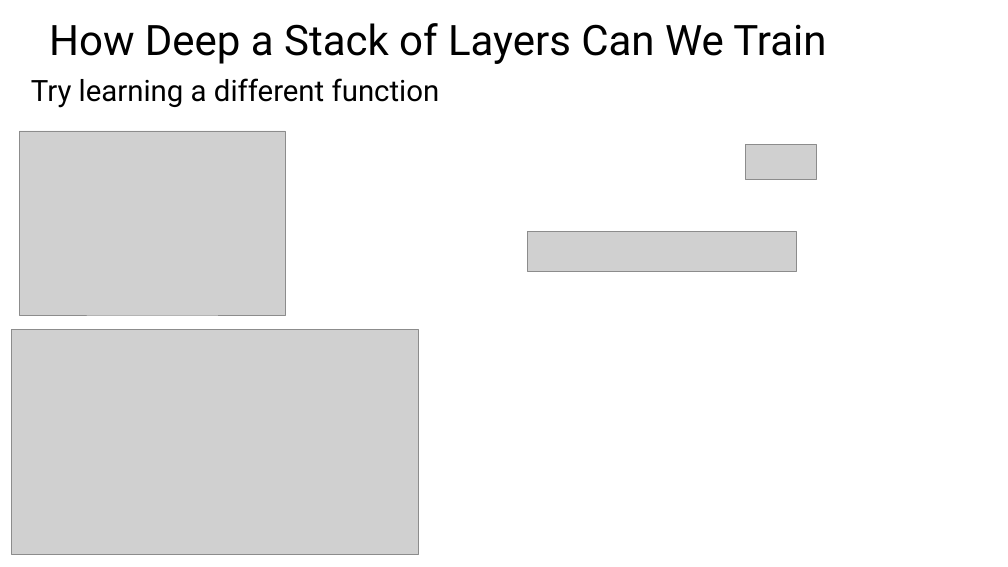
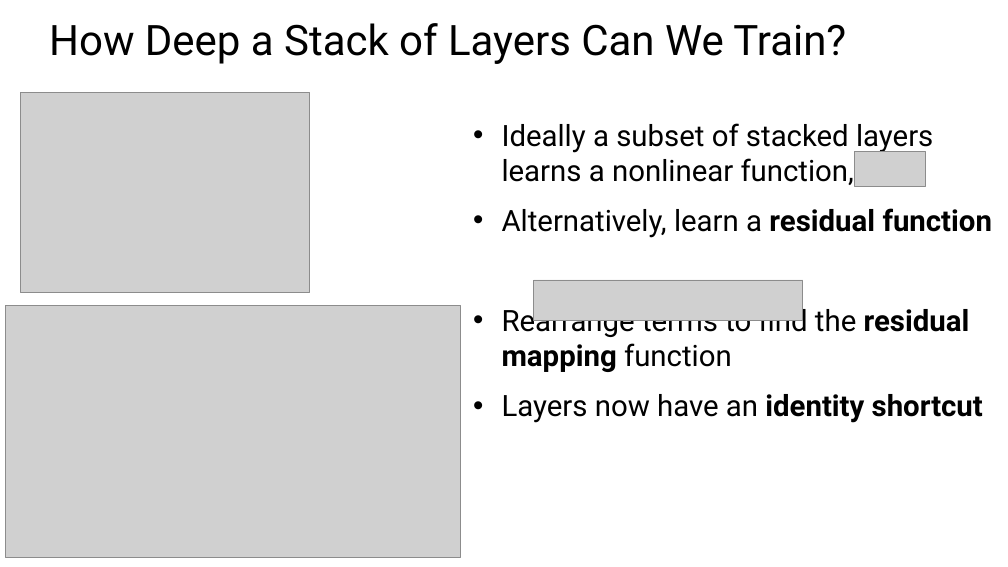
Before and after one commit to StephenElston/CSCI-E25, a slide deck: slide 45 of Slides/6_ConvolutionalNNs.pptx (slide 44 before the commit). Drawn at 1008x567 pixels with LibreOffice and Linux fonts; fonts in the diff are those of the drawing; grey boxes stand for pictures. Boxes give left, top, right and bottom in pixels: in the first picture for what was removed or moved away, otherwise in the second. Text is boxed around its words. In the diff, an @@ line names an element or a change of style, - is before the commit and + after.

Commit message:
Edited slides

```diff
--- a/Slides/6_ConvolutionalNNs.pptx
+++ b/Slides/6_ConvolutionalNNs.pptx
@@ text at (49,23,846,64): text changed @@
-How Deep a Stack of Layers Can We Train
+How Deep a Stack of Layers Can We Train?
@@ text removed at (31,78,440,108) @@
-Try learning a different function
@@ picture: place and size @@
-picture at (20,131,286,315)
+picture at (20,92,310,293)
@@ text added at (502,123,992,423), 28 pt, text #000000 @@
+• Ideally a subset of stacked layers learns a nonlinear function,
+• Alternatively, learn a residual function
+• Rearrange terms to find the residual mapping function
+• Layers now have an identity shortcut
@@ picture: place and size @@
-picture at (746,144,817,179)
+picture at (854,151,926,186)
@@ picture: place and size @@
-picture at (528,232,797,272)
+picture at (534,280,803,320)
@@ picture: place and size @@
-picture at (11,329,418,554)
+picture at (5,306,461,557)
```
Also in this commit, not shown: 3 other slides changed, 1 slide added.
